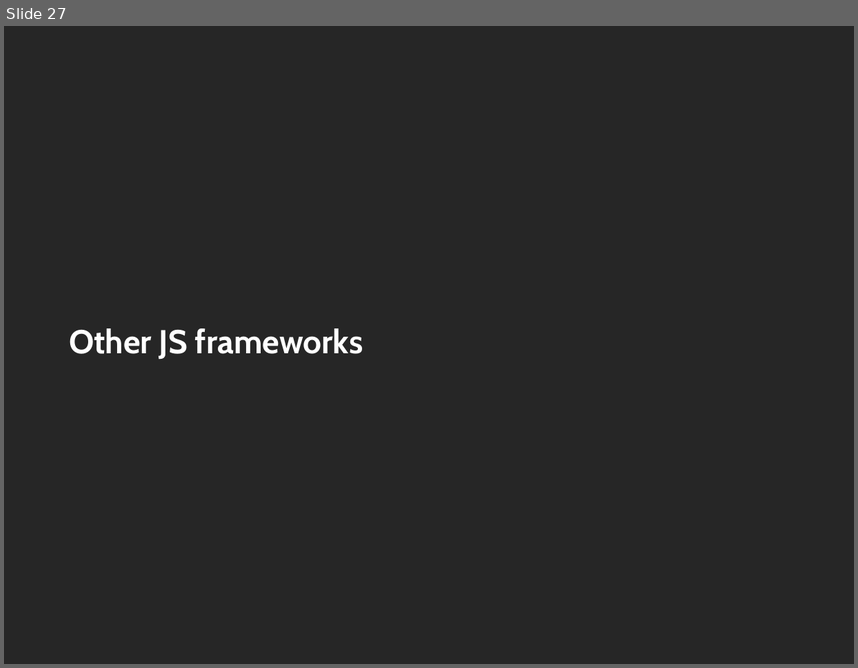
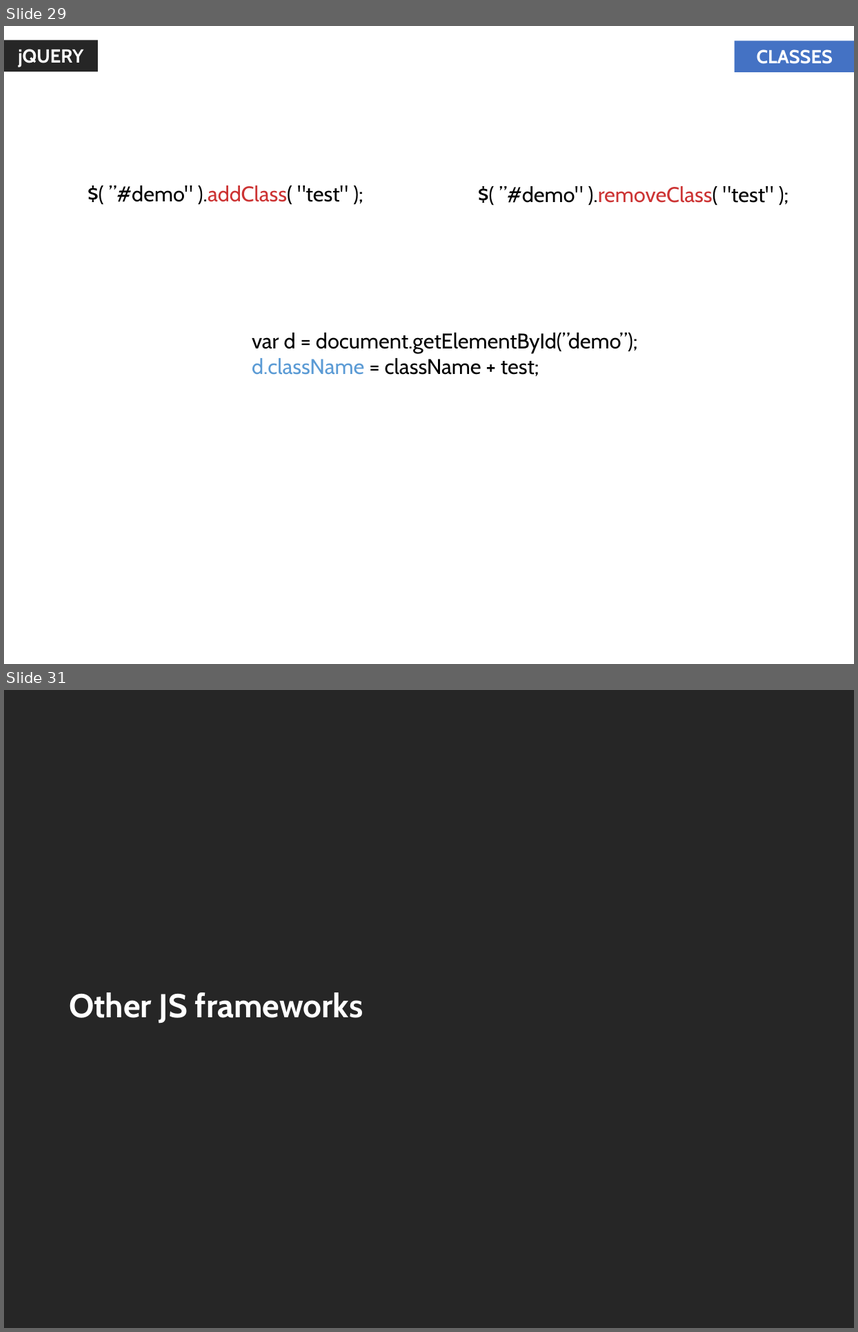
Before and after one commit to jharohit/web-fundamentals-course, a slide deck: Session III - Javascript/Session III - Javascript.pptx. Shown one above the other, each under a label of ours: slide 27 before the commit, slides 29 and 31 after it; the slides between them are not shown. The pictures are 858x668 and 858x1332 pixels, drawn with LibreOffice and Linux fonts; fonts in the diff are those of the drawing. Boxes give left, top, right and bottom in pixels: in the first picture for what was removed or moved away, otherwise in the second. Text is boxed around its words. In the diff, an @@ line names an element or a change of style, - is before the commit and + after.

```diff
--- a/Session III - Javascript/Session III - Javascript.pptx
+++ b/Session III - Javascript/Session III - Javascript.pptx
@@ slide 29 added at [4, 26, 854, 664], background #FFFFFF @@
@@ rectangle added at [4, 40, 98, 72], fill #262626, 16 pt, text #FFFFFF, bold @@
+jQUERY
@@ rectangle added at [734, 40, 854, 72], fill #4472C4, 16 pt, text #FFFFFF, bold @@
+CLASSES
@@ text added at [109, 185, 348, 205], 18 pt, text #000000 @@
+$( ”#demo" ).addClass( "test" );
@@ text added at [499, 186, 774, 205], 18 pt, text #000000 @@
+$( ”#demo" ).removeClass( "test" );
@@ text added at [252, 332, 638, 376], 18 pt, text #000000 @@
+var d = document.getElementById(”demo”);
+d.className = className + test;
@@ what was slide 27 is now slide 31 @@
```
Also in this commit, not shown: 4 other slides added, 1 slide removed.
